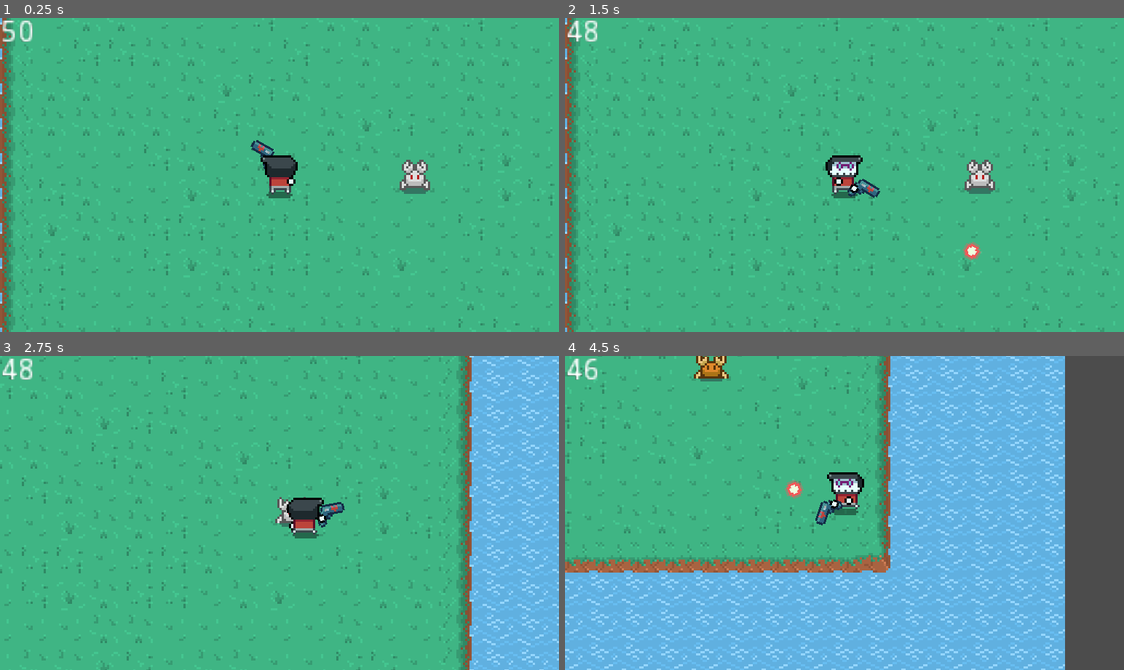
Above: before the commit, frames 1-4 (two rows, left to right).
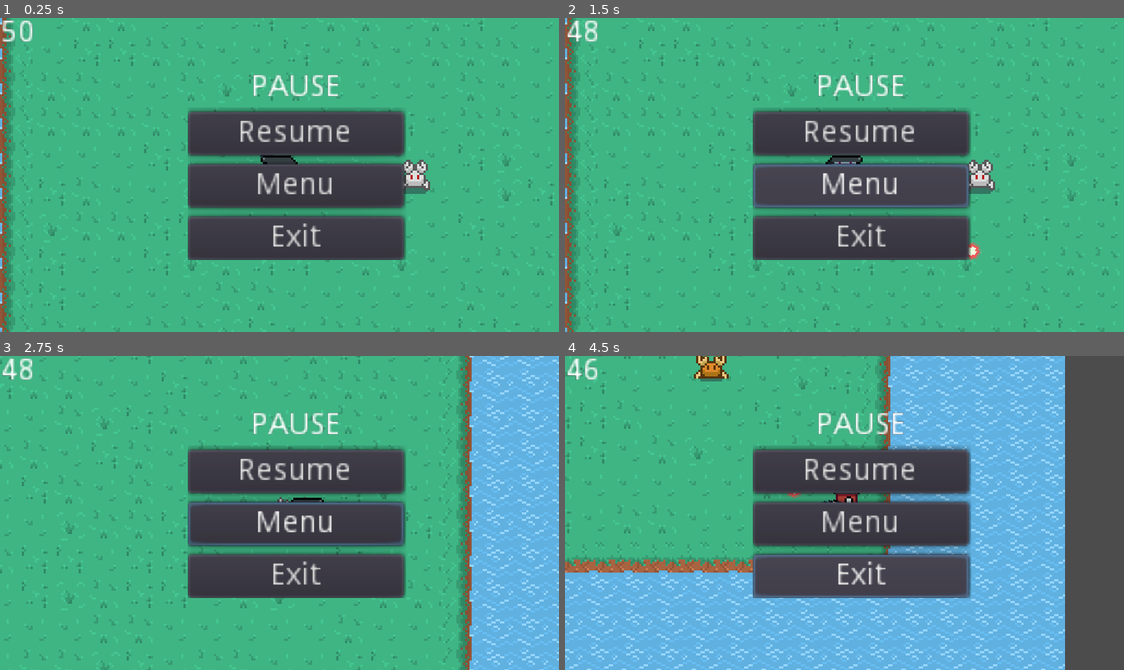
Above: after the commit, the same moments.

Repository: BytePlayersStudio/LD44
Game: Godot game, scene res://Scenes/LevelJam.tscn
Same seed, same stepped clock (60 frames per second), same inputs: the game is played once before the commit and once after it.
Inputs (mouse positions are in pixels of both pictures, inside the frame that each line leads up to):
- Up to frame 1 (0.25 s): no input
- Up to frame 2 (1.5 s): click (861, 131) at 0.5 s, where only the run after the commit has a clickable "Resume"; click (861, 184) at 1.25 s, where only the run after the commit has a clickable "Menu"
- Up to frame 3 (2.75 s): move the mouse to (402, 497) at 2.02 s; hold D (move_right) from 2.03 s (still down); right-click (402, 497) at 2.1 s
- Up to frame 4 (4.5 s): move the mouse to (732, 528) at 2.77 s; release D (move_right) at 2.78 s; hold S (move_down) 2.78-3.53 s; click (732, 528) at 2.85 s; move the mouse to (900, 443) at 3.52 s; hold D (move_right) 3.53-4.28 s; right-click (900, 443) at 3.6 s; move the mouse to (816, 575) at 4.27 s; hold W (move_up) from 4.28 s (still down); click (816, 575) at 4.35 s

The runs differ from the first frame. In frame 1, 19% of the frame differs, in the area x 33-73%, y 18-78%; in frame 2, 19%; in frame 3, 19%; in frame 4, 19%.
Error in both runs: Invalid get index '0' (on base: 'PoolVector2Array'). (res://Scripts/Enemy.gd:85)

Commit message:
Auto stash before merge of "master" and "origin/master"

Diff:
--- /dev/null
+++ b/LD44/Scenes/UI/MenuUI.tscn
@@ -0,0 +1,51 @@
+[gd_scene load_steps=6 format=2]
+
+[ext_resource path="res://Assets/Art/Actors/Anton/Idle/AntonIdle1.png" type="Texture" id=1]
+[ext_resource path="res://Assets/Art/Actors/Anton/Idle/AntonIdle2.png" type="Texture" id=2]
+[ext_resource path="res://Assets/Art/Actors/Anton/Idle/AntonIdle3.png" type="Texture" id=3]
+[ext_resource path="res://Assets/Art/Actors/Anton/Idle/AntonIdle4.png" type="Texture" id=4]
+
+[sub_resource type="AnimatedTexture" id=1]
+frames = 4
+frame_0/texture = ExtResource( 1 )
+frame_1/texture = ExtResource( 2 )
+frame_1/delay_sec = 0.0
+frame_2/texture = ExtResource( 3 )
+frame_2/delay_sec = 0.0
+frame_3/texture = ExtResource( 4 )
+frame_3/delay_sec = 0.0
+
+[node name="MenuUI" type="Control"]
+anchor_right = 1.0
+anchor_bottom = 1.0
+
+[node name="VBoxContainer" type="VBoxContainer" parent="."]
+margin_left = 96.3772
+margin_top = 52.532
+margin_right = 153.377
+margin_bottom = 120.532
+rect_clip_content = true
+
+[node name="PlayBtn" type="Button" parent="VBoxContainer"]
+margin_right = 57.0
+margin_bottom = 20.0
+text = "Play"
+
+[node name="Credits" type="Button" parent="VBoxContainer"]
+margin_top = 24.0
+margin_right = 57.0
+margin_bottom = 44.0
+text = "Credits"
+
+[node name="Exit" type="Button" parent="VBoxContainer"]
+margin_top = 48.0
+margin_right = 57.0
+margin_bottom = 68.0
+text = "Exit"
+
+[node name="TextureRect" type="TextureRect" parent="."]
+margin_left = 116.578
+margin_top = 23.254
+margin_right = 134.578
+margin_bottom = 42.254
+texture = SubResource( 1 )
--- a/LD44/Scenes/UI/UI.tscn
+++ b/LD44/Scenes/UI/UI.tscn
@@ -14,3 +14,38 @@
 margin_right = 22.0
 margin_bottom = 14.0
 text = "asd"
+
+[node name="VBoxContainer" type="VBoxContainer" parent="."]
+anchor_bottom = 1.0
+margin_left = 86.2941
+margin_top = 24.5587
+margin_right = 186.294
+margin_bottom = 110.559
+rect_pivot_offset = Vector2( 1, 1 )
+rect_clip_content = true
+alignment = 1
+
+[node name="Title" type="Label" parent="VBoxContainer"]
+margin_right = 100.0
+margin_bottom = 14.0
+text = "Pause"
+align = 1
+uppercase = true
+
+[node name="ResumeBtn" type="Button" parent="VBoxContainer"]
+margin_top = 18.0
+margin_right = 100.0
+margin_bottom = 38.0
+text = "Resume"
+
+[node name="MenuBtn" type="Button" parent="VBoxContainer"]
+margin_top = 42.0
+margin_right = 100.0
+margin_bottom = 62.0
+text = "Menu"
+
+[node name="ExitBtn" type="Button" parent="VBoxContainer"]
+margin_top = 66.0
+margin_right = 100.0
+margin_bottom = 86.0
+text = "Exit"
